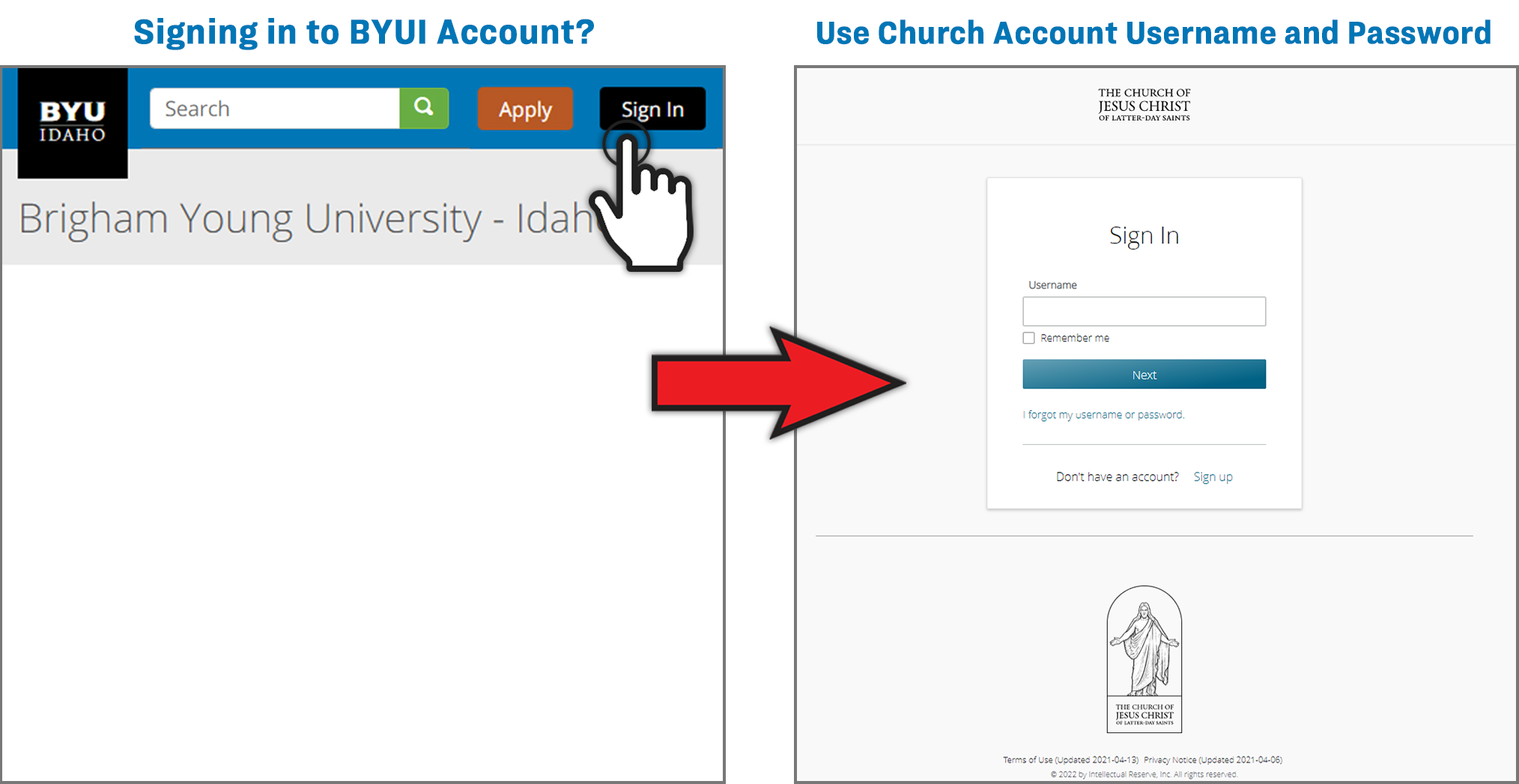
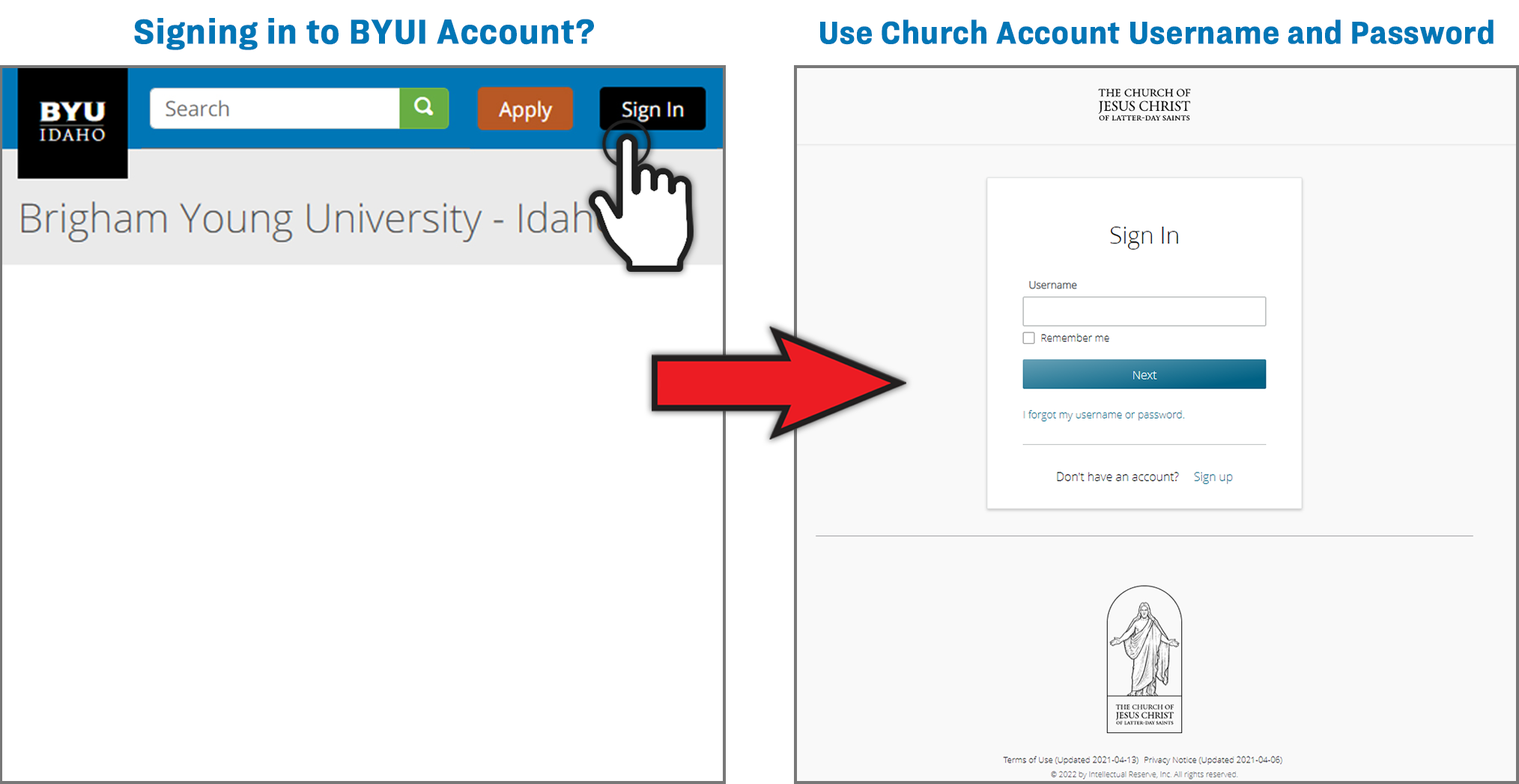
Revision of a layered 1519×784 image; what changed, layer by layer:
painted on "Use Church Account Username and Password" over [817, 19, 1494, 45]
